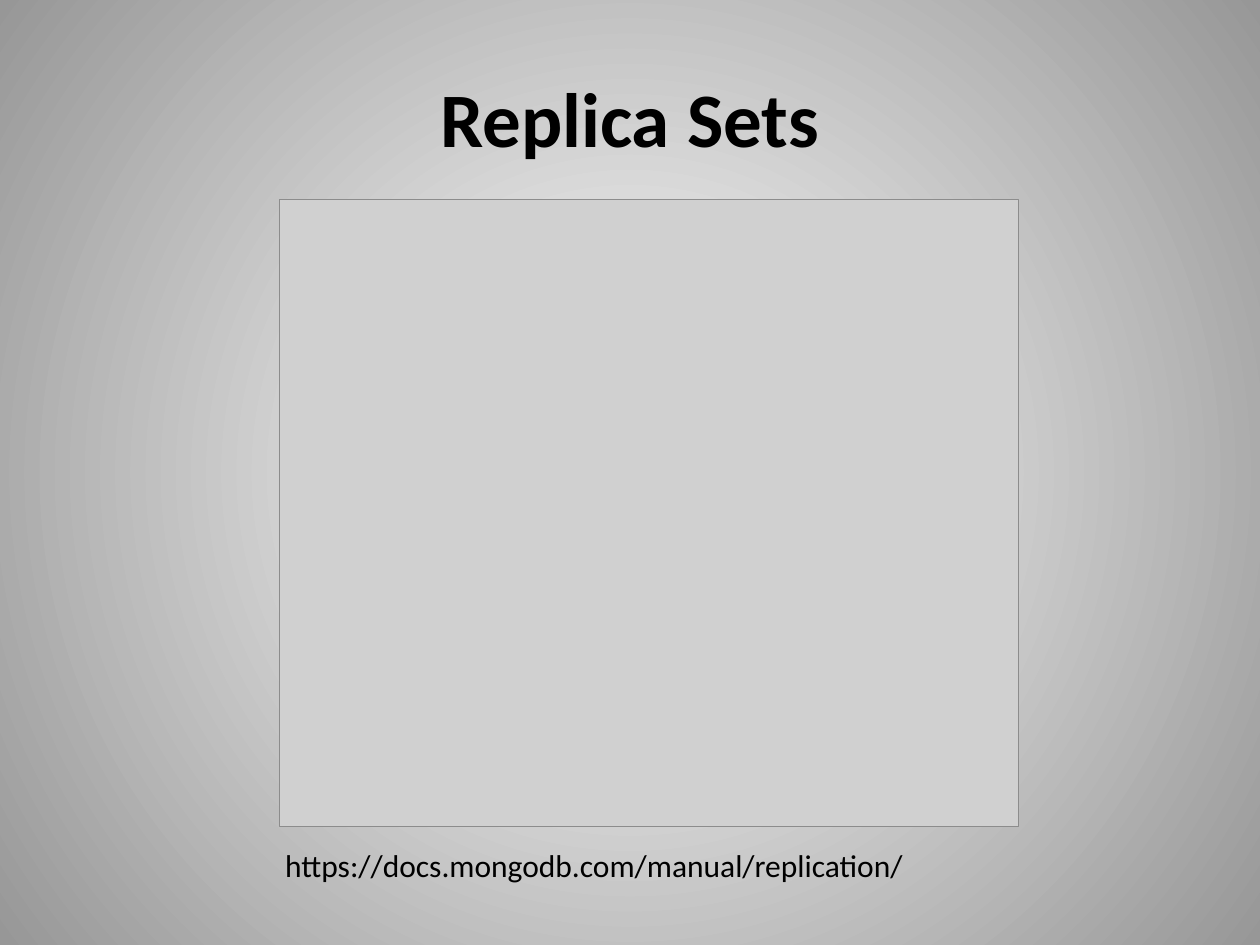
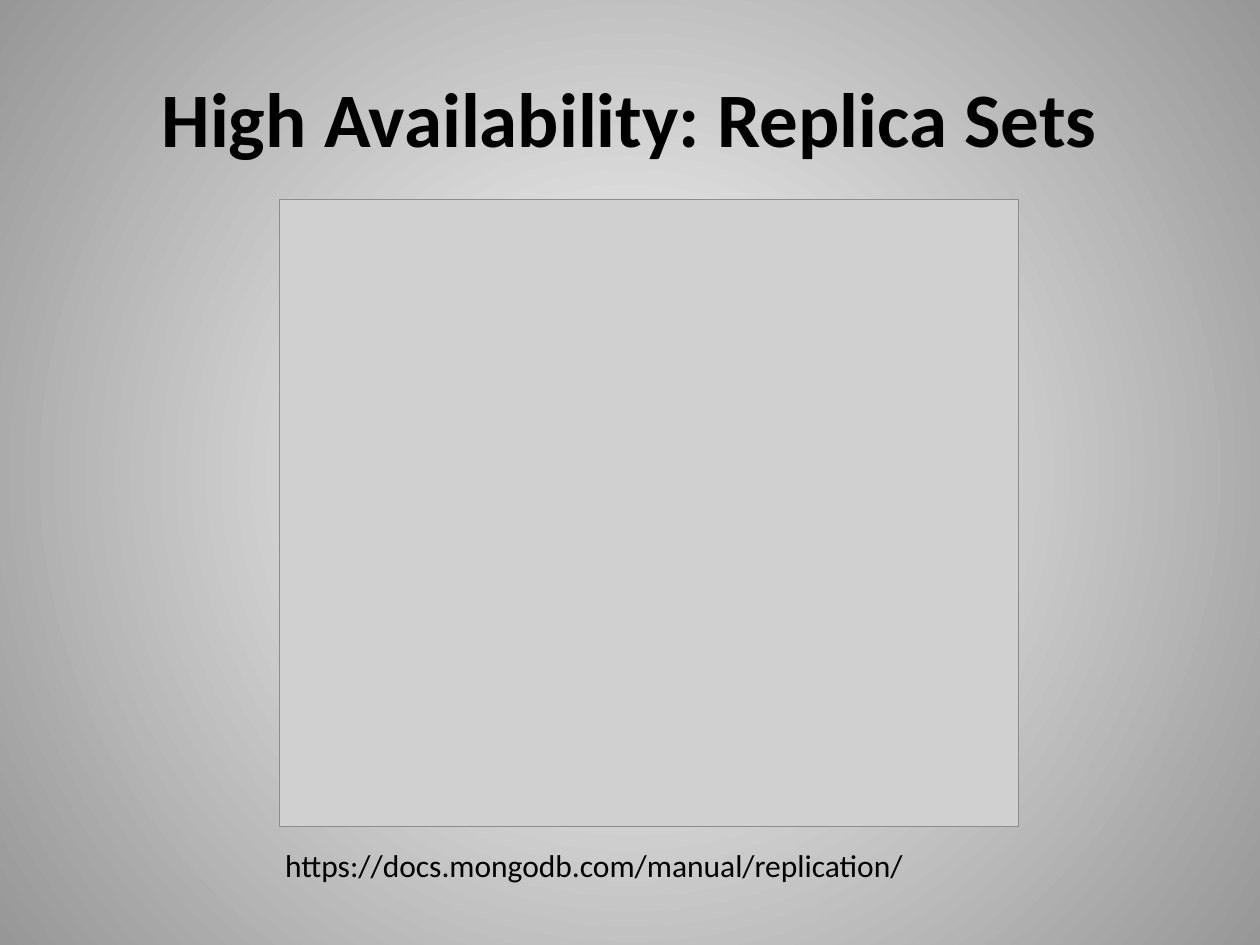
Before and after one commit to dvanvali/mongoDbPresentation, a slide deck: slide 7 of MongoDB.pptx. Drawn at 1260x945 pixels with LibreOffice and Linux fonts; fonts in the diff are those of the drawing; grey boxes stand for pictures. Boxes give left, top, right and bottom in pixels: in the first picture for what was removed or moved away, otherwise in the second. Text is boxed around its words. In the diff, an @@ line names an element or a change of style, - is before the commit and + after.

```diff
--- a/MongoDB.pptx
+++ b/MongoDB.pptx
@@ title at [162,93,1097,160]: text changed @@
-Replica Sets
+High Availability: Replica Sets
```
Also in this commit, not shown: 11 other slides changed, 8 slides added, 2 slides removed.
